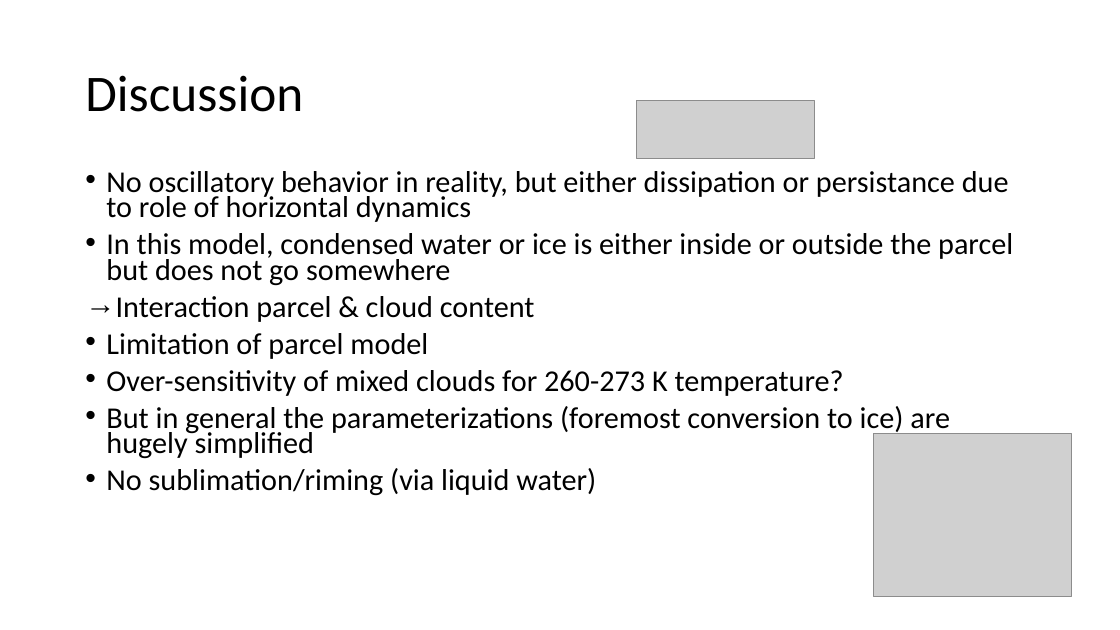
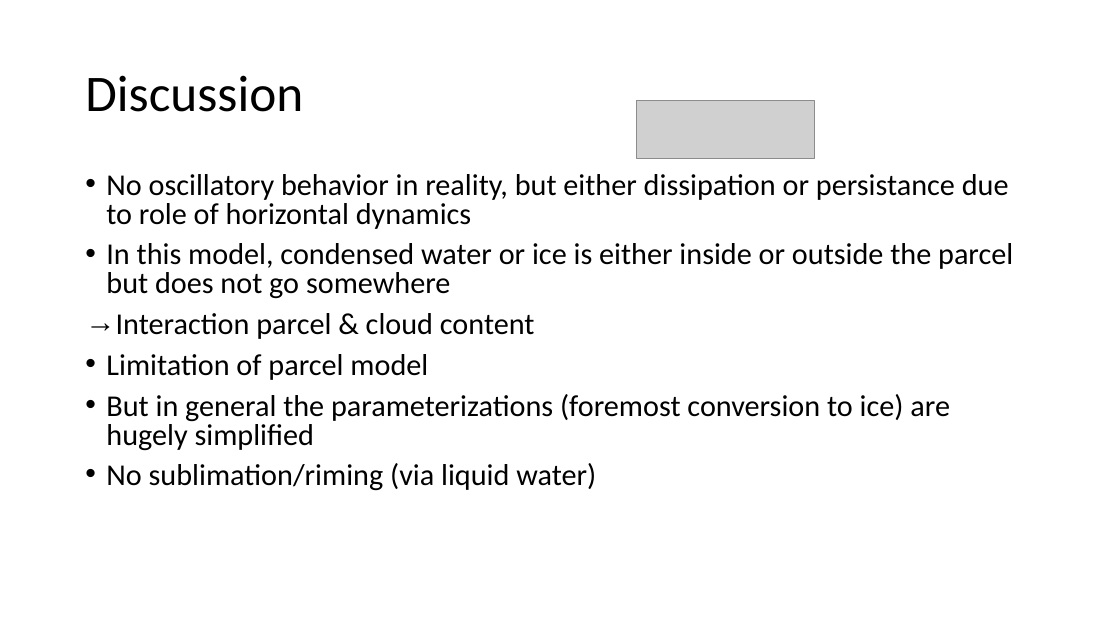
Before and after one commit to meteoNL/CloudParcelModel_SOACproject, a slide deck: slide 18 of model_representation.pptx. Drawn at 1120x630 pixels with LibreOffice and Linux fonts; fonts in the diff are those of the drawing; grey boxes stand for pictures. Boxes give left, top, right and bottom in pixels: in the first picture for what was removed or moved away, otherwise in the second. Text is boxed around its words. In the diff, an @@ line names an element or a change of style, - is before the commit and + after.

```diff
--- a/model_representation.pptx
+++ b/model_representation.pptx
@@ text "No oscillatory behavior in reality, ..." at box(106, 174, 1013, 491): line spacing 0.7 to 0.8 @@
@@ text at box(106, 370, 844, 396): paragraph removed @@
-• Over-sensitivity of mixed clouds for 260-273 K temperature?
@@ picture removed at box(874, 434, 1072, 597) @@
```
Also in this commit, not shown: 6 other slides changed, 1 other file.
